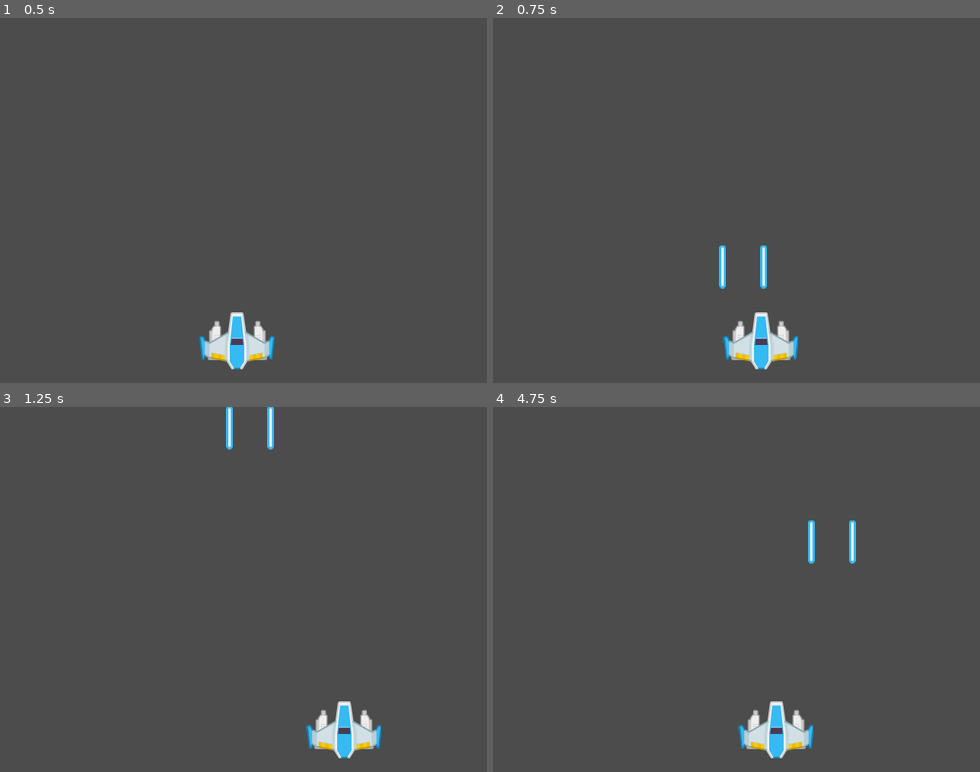
Above: before the commit, frames 1-4 (two rows, left to right).
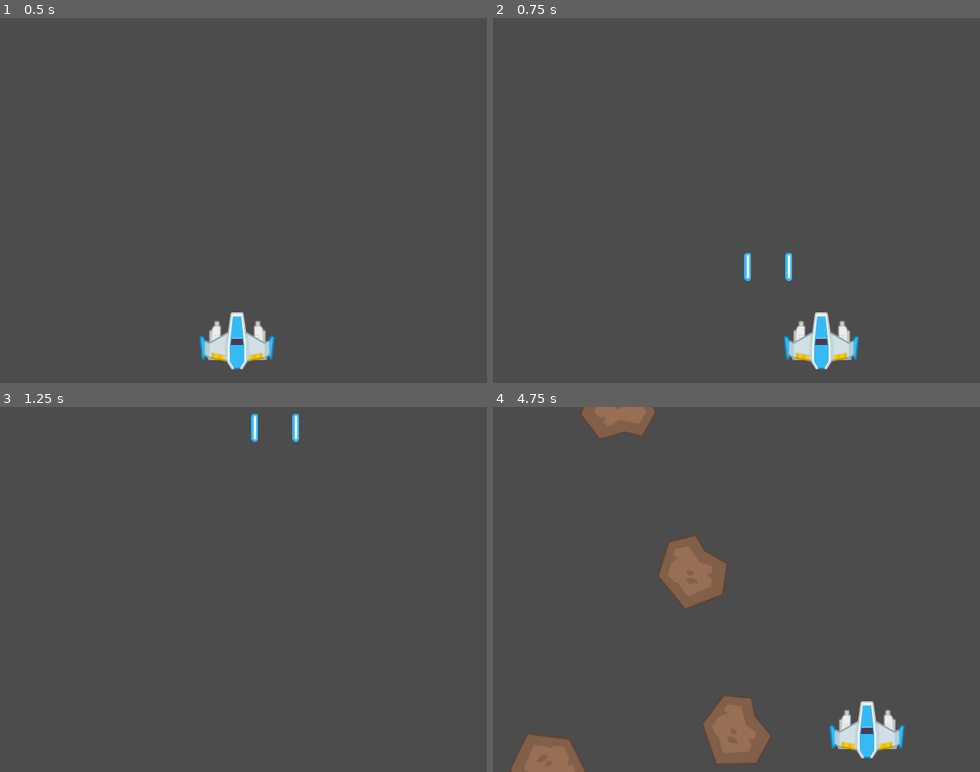
Above: after the commit, the same moments.

Repository: VitorRodrigues/SpaceRescue-Godot
Game: Godot game, scene res://Level1.tscn
The game is run twice, just before and just after one commit, with the same random seed, the same clock (stepped at 60 frames per second) and the same inputs.
Inputs:
- Up to frame 1 (0.5 s): no input
- Up to frame 2 (0.75 s): tap Enter at 0.5 s; hold Right (ui_right) from 0.53 s (still down); tap Space (fire) at 0.6 s
- Up to frame 3 (1.25 s): keep holding Right (ui_right)
- Up to frame 4 (4.75 s): release Right (ui_right) at 1.28 s; hold Left (ui_left) 1.28-2.03 s; tap Space (fire) every 0.75 s from 1.35 to 4.35 s; hold Right (ui_right) 2.03-3.53 s; hold Left (ui_left) from 3.53 s (still down)

Frame 1 is identical in both runs. In frame 2, 3.2% of the frame differs, in the area x 46-76%, y 62-97%; in frame 3, 2.0%; in frame 4, 8.6%, in the area x 3-85%, y 0-100%.

Commit message:
Add meteors and fix nodes for the beams

Diff:
--- a/Level1.tscn
+++ b/Level1.tscn
@@ -1,8 +1,11 @@
-[gd_scene load_steps=2 format=2]
+[gd_scene load_steps=3 format=2]
 
 [ext_resource path="res://Prefabs/Ship.tscn" type="PackedScene" id=1]
+[ext_resource path="res://Prefabs/MeteorSpawner.tscn" type="PackedScene" id=2]
 
 [node name="main" type="Node2D"]
 
 [node name="ship" parent="." instance=ExtResource( 1 )]
 position = Vector2( 312, 424 )
+
+[node name="MeteorSpawner" parent="." instance=ExtResource( 2 )]
--- /dev/null
+++ b/Meteor.gd
@@ -0,0 +1,19 @@
+extends Area2D
+
+class_name Meteor
+
+export var speed = 300
+export var rotation_speed = 2
+var rot = 0
+
+func _ready():
+	randomize()
+	rot = deg2rad(rand_range(-rotation_speed, rotation_speed))
+
+func _physics_process(delta):
+	rotate(rot)
+	position += Vector2(0, speed * delta)
+
+	if position.y > get_viewport_rect().end.y + 60:
+		queue_free()
+	pass
--- a/Prefabs/Fire.tscn
+++ b/Prefabs/Fire.tscn
@@ -1,15 +1,15 @@
 [gd_scene load_steps=4 format=2]
 
 [ext_resource path="res://Scripts/Fire.gd" type="Script" id=1]
-[ext_resource path="res://Assets/Lasers/laserBlue15.png" type="Texture" id=2]
+[ext_resource path="res://Assets/Lasers/laserBlue05.png" type="Texture" id=2]
 
 [sub_resource type="CapsuleShape2D" id=1]
 radius = 4.5238
-height = 48.4881
+height = 28.4693
 
-[node name="beam" type="KinematicBody2D"]
+[node name="beam" type="Area2D"]
 z_index = -1
-collision_layer = 8
+collision_layer = 0
 collision_mask = 0
 script = ExtResource( 1 )
 
--- /dev/null
+++ b/Prefabs/Meteor.tscn
@@ -0,0 +1,15 @@
+[gd_scene load_steps=3 format=2]
+
+[ext_resource path="res://Meteor.gd" type="Script" id=1]
+[ext_resource path="res://Assets/Meteors/meteorBrown_big1.png" type="Texture" id=2]
+
+[node name="Meteor" type="Area2D"]
+collision_layer = 8
+collision_mask = 8
+script = ExtResource( 1 )
+
+[node name="Sprite" type="Sprite" parent="."]
+texture = ExtResource( 2 )
+
+[node name="CollisionPolygon2D" type="CollisionPolygon2D" parent="."]
+polygon = PoolVector2Array( 22.3304, -39.883, 48.2345, -0.410179, 34.0489, 32.2783, 11.2287, 28.5777, -20.843, 40.2962, -48.5973, 9.45803, -32.5615, -39.883 )
--- /dev/null
+++ b/Prefabs/MeteorSpawner.gd
@@ -0,0 +1,23 @@
+extends Node2D
+
+var meteor_preload = preload("res://Prefabs/Meteor.tscn")
+var wait_time = 2
+
+func _ready():
+	# Calls set_process because type "node"
+	# is not registered to be updated
+	set_process(true)
+
+func _process(delta):
+	if wait_time > 0:
+		wait_time -= delta
+	else:
+		spawnMeteor()
+
+func spawnMeteor():
+	wait_time = rand_range(0.3, 1)
+	var meteor = meteor_preload.instance()
+	var maxX = get_viewport_rect().end.x - 30
+	meteor.speed = rand_range(150, 300)
+	meteor.position = Vector2(rand_range(30, maxX), -60)
+	get_parent().add_child(meteor)
--- /dev/null
+++ b/Prefabs/MeteorSpawner.tscn
@@ -0,0 +1,6 @@
+[gd_scene load_steps=2 format=2]
+
+[ext_resource path="res://Prefabs/MeteorSpawner.gd" type="Script" id=1]
+
+[node name="MeteorSpawner" type="Node2D"]
+script = ExtResource( 1 )
--- a/Prefabs/Ship.tscn
+++ b/Prefabs/Ship.tscn
@@ -8,7 +8,6 @@
 script = ExtResource( 1 )
 
 [node name="GunLeft" type="Node2D" parent="."]
-editor/display_folded = true
 position = Vector2( -30, 0 )
 
 [node name="FirePosition" type="Position2D" parent="GunLeft"]
@@ -19,7 +18,6 @@
 flip_v = true
 
 [node name="GunRight" type="Node2D" parent="."]
-editor/display_folded = true
 position = Vector2( 30, 0 )
 
 [node name="FirePosition" type="Position2D" parent="GunRight"]
--- a/Scripts/Fire.gd
+++ b/Scripts/Fire.gd
@@ -1,4 +1,4 @@
-extends KinematicBody2D
+extends Area2D
 
 
 class_name Fire
@@ -11,5 +11,5 @@
 		queue_free()
 
 func _physics_process(delta):
-	move_and_slide(Vector2(0, -speed))
+	position += Vector2(0, -speed * delta)
 	pass
--- a/Scripts/Player.gd
+++ b/Scripts/Player.gd
@@ -1,7 +1,7 @@
 extends KinematicBody2D
 
 var life = 100
-export var speed = 200
+export var speed = 600
 var beam_prefab
 var motion = Vector2()
 
@@ -23,10 +23,11 @@
 		motion.x = speed
 	else:
 		motion.x = 0
+
 	motion = move_and_slide(motion)
 	pass
 
 func fire(node: NodePath):
-	var fire = beam_prefab.instance() as KinematicBody2D
+	var fire = beam_prefab.instance()
 	fire.position = get_node(node).global_position
 	get_parent().add_child(fire)
--- a/project.godot
+++ b/project.godot
@@ -9,13 +9,19 @@
 config_version=4
 
 _global_script_classes=[ {
-"base": "KinematicBody2D",
+"base": "Area2D",
 "class": "Fire",
 "language": "GDScript",
 "path": "res://Scripts/Fire.gd"
+}, {
+"base": "Area2D",
+"class": "Meteor",
+"language": "GDScript",
+"path": "res://Meteor.gd"
 } ]
 _global_script_class_icons={
-"Fire": ""
+"Fire": "",
+"Meteor": ""
 }
 
 [application]
Binary file added: Assets/Meteors/meteorBrown_big1.png
Not shown, added: Assets/Meteors/meteorBrown_big1.png.import
Binary file added: Assets/Meteors/meteorBrown_big2.png
Not shown, added: Assets/Meteors/meteorBrown_big2.png.import
Binary file added: Assets/Meteors/meteorBrown_big3.png
Not shown, added: Assets/Meteors/meteorBrown_big3.png.import
Binary file added: Assets/Meteors/meteorBrown_big4.png
Not shown, added: Assets/Meteors/meteorBrown_big4.png.import
Binary file added: Assets/Meteors/meteorBrown_med1.png
Not shown, added: Assets/Meteors/meteorBrown_med1.png.import
Binary file added: Assets/Meteors/meteorBrown_med3.png
Not shown, added: Assets/Meteors/meteorBrown_med3.png.import
(and 28 more such lines)
